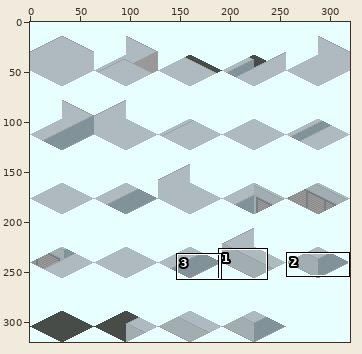
Sprite sheet -- RE_Amemiya_TSF/RE_Amemiya_TSF_Source.png. Above, an overview of the earlier version with the close-up marked.
Close-up. Before the edit:
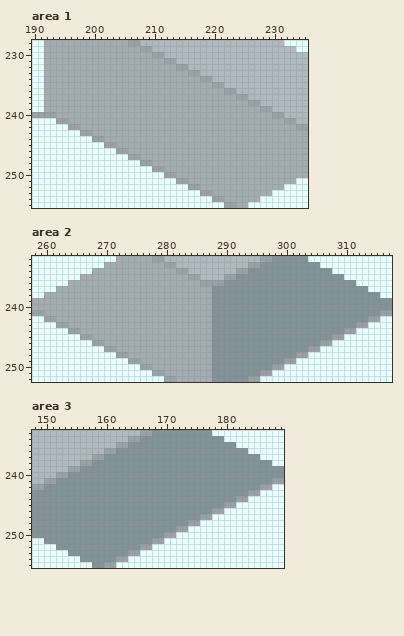
The file is 320x320 pixels. Shown: area 1: x 190..235, y 228..255; area 2: x 258..317, y 232..252; area 3: x 148..189, y 233..255. The commit also changed other parts of the picture, which this record leaves out.
New version:
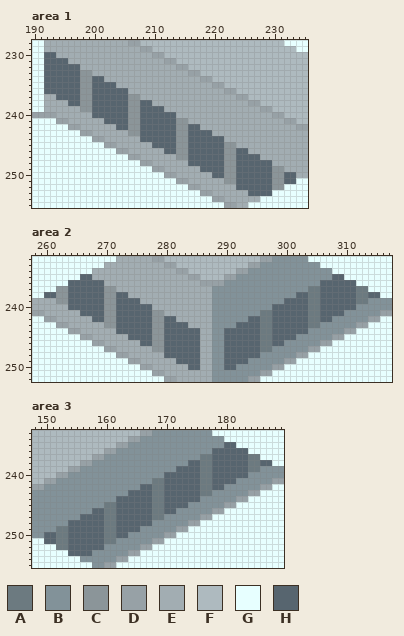
Palette (. is transparent): A #6c7a80  B #829299  C #8b9599  D #97a1a6  E #a2adb2  F #aebabf  G #e7ffff  H #57656f
Edits made:
Changed rows in their new state; - is an unchanged pixel.
Area 1:
first column x 192:
230 HH----------------------------------------
231 HHHH--------------------------------------
232 HHHHHH------------------------------------
233 HHHHHHCC----------------------------------
234 HHHHHHCCHH--------------------------------
235 HHHHHHCCHHHH------------------------------
236 HHHHHHCCHHHHHH----------------------------
237 --HHHHCCHHHHHHCC--------------------------
238 ----HHCCHHHHHHCCHH------------------------
239 ------CCHHHHHHCCHHHH----------------------
240 --------HHHHHHCCHHHHHH--------------------
241 ----------HHHHCCHHHHHHCC------------------
242 ------------HHCCHHHHHHCCHH----------------
243 --------------CCHHHHHHCCHHHH--------------
244 ----------------HHHHHHCCHHHHHH------------
245 ------------------HHHHCCHHHHHHCC----------
246 --------------------HHCCHHHHHHCCHH--------
247 ----------------------CCHHHHHHCCHHHH------
248 ------------------------HHHHHHCCHHHHHH----
249 --------------------------HHHHCCHHHHHHCC--
250 ----------------------------HHCCHHHHHHCCHH
251 ------------------------------CCHHHHHHCCHH
252 --------------------------------HHHHHHCC--
253 ----------------------------------HHHH----
Area 2:
first column x 260:
235 ------HH----------------------------------------HH------
236 ----HHHHHH------------------------------------HHHHHH----
237 --CCHHHHHHCC--------------------------------AAHHHHHHAA--
238 HHCCHHHHHHCCHH----------------------------HHAAHHHHHHAAHH
239 --CCHHHHHHCCHHHH------------------------HHHHAAHHHHHHAA--
240 ----HHHHHHCCHHHHHH--------------------HHHHHHAAHHHHHH----
241 ------HHHHCCHHHHHHCC----------------AAHHHHHHAAHHHH------
242 --------HHCCHHHHHHCCHH------------HHAAHHHHHHAAHH--------
243 ----------CCHHHHHHCCHHHH--------HHHHAAHHHHHHAA----------
244 ------------HHHHHHCCHHHHHH----HHHHHHAAHHHHHH------------
245 --------------HHHHCCHHHHHH----HHHHHHAAHHHH--------------
246 ----------------HHCCHHHHHH----HHHHHHAAHH----------------
247 ------------------CCHHHHHH----HHHHHHAA------------------
248 --------------------HHHHHH----HHHHHH--------------------
249 ----------------------HHHH----HHHH----------------------
250 ------------------------HH----HH------------------------
Area 3:
first column x 150:
235 ------------------------------HH------
236 ----------------------------HHHHHH----
237 --------------------------AAHHHHHHAA--
238 ------------------------HHAAHHHHHHAAHH
239 ----------------------HHHHAAHHHHHHAA--
240 --------------------HHHHHHAAHHHHHH----
241 ------------------AAHHHHHHAAHHHH------
242 ----------------HHAAHHHHHHAAHH--------
243 --------------HHHHAAHHHHHHAA----------
244 ------------HHHHHHAAHHHHHH------------
245 ----------AAHHHHHHAAHHHH--------------
246 --------HHAAHHHHHHAAHH----------------
247 ------HHHHAAHHHHHHAA------------------
248 ----HHHHHHAAHHHHHH--------------------
249 --AAHHHHHHAAHHHH----------------------
250 HHAAHHHHHHAAHH------------------------
251 HHAAHHHHHHAA--------------------------
252 --AAHHHHHH----------------------------
253 ----HHHH------------------------------
